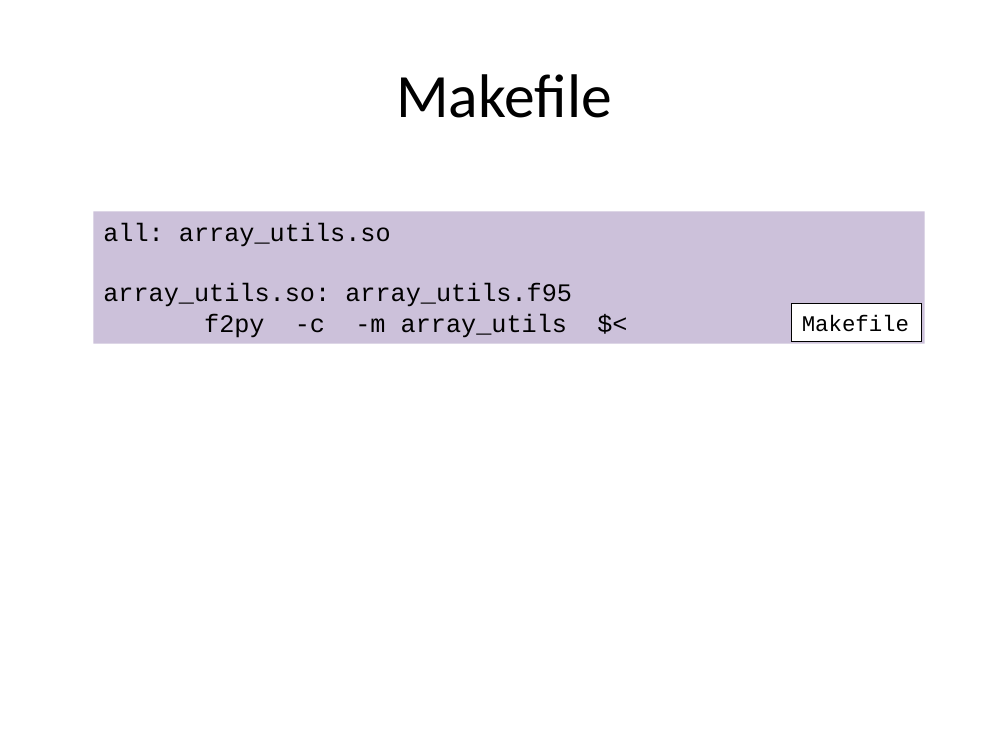
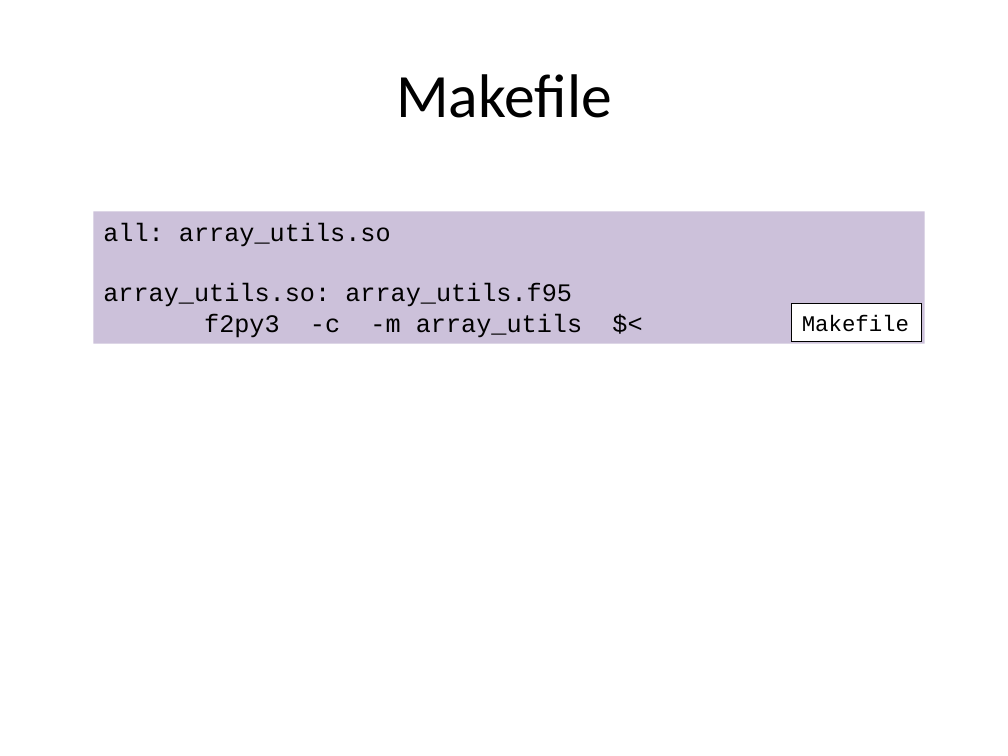
Before and after one commit to gjbex/training-material, a slide deck: slide 31 of Python/Interfacing_C_C++_Fortran/python-interfacing.pptx. Drawn at 1008x756 pixels with LibreOffice and Linux fonts; fonts in the diff are those of the drawing. Boxes give left, top, right and bottom in pixels: in the first picture for what was removed or moved away, otherwise in the second. Text is boxed around its words. In the diff, an @@ line names an element or a change of style, - is before the commit and + after.

```diff
--- a/Python/Interfacing_C_C++_Fortran/python-interfacing.pptx
+++ b/Python/Interfacing_C_C++_Fortran/python-interfacing.pptx
@@ text in rectangle at [204, 313, 582, 338]: text changed @@
-f2py -c -m array_utils $<
+f2py3 -c -m array_utils $<
```
Also in this commit, not shown: 7 other slides changed.
